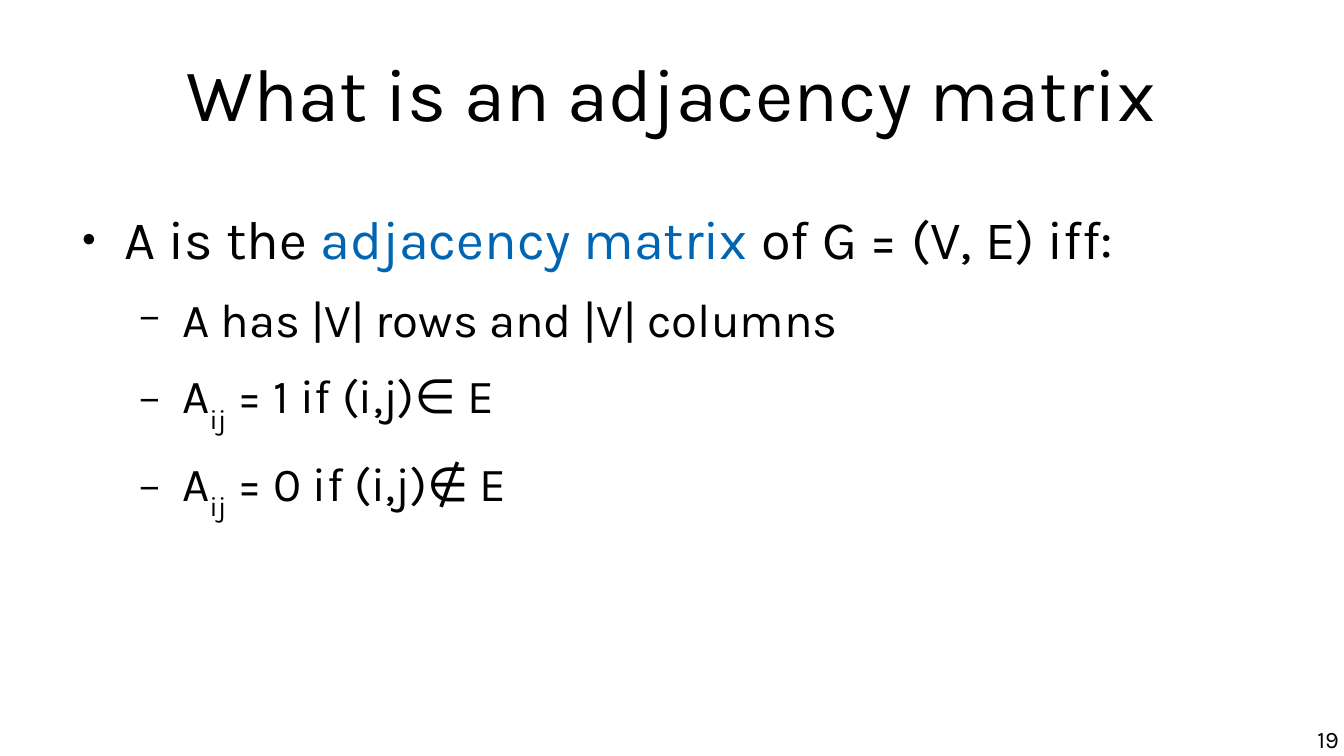
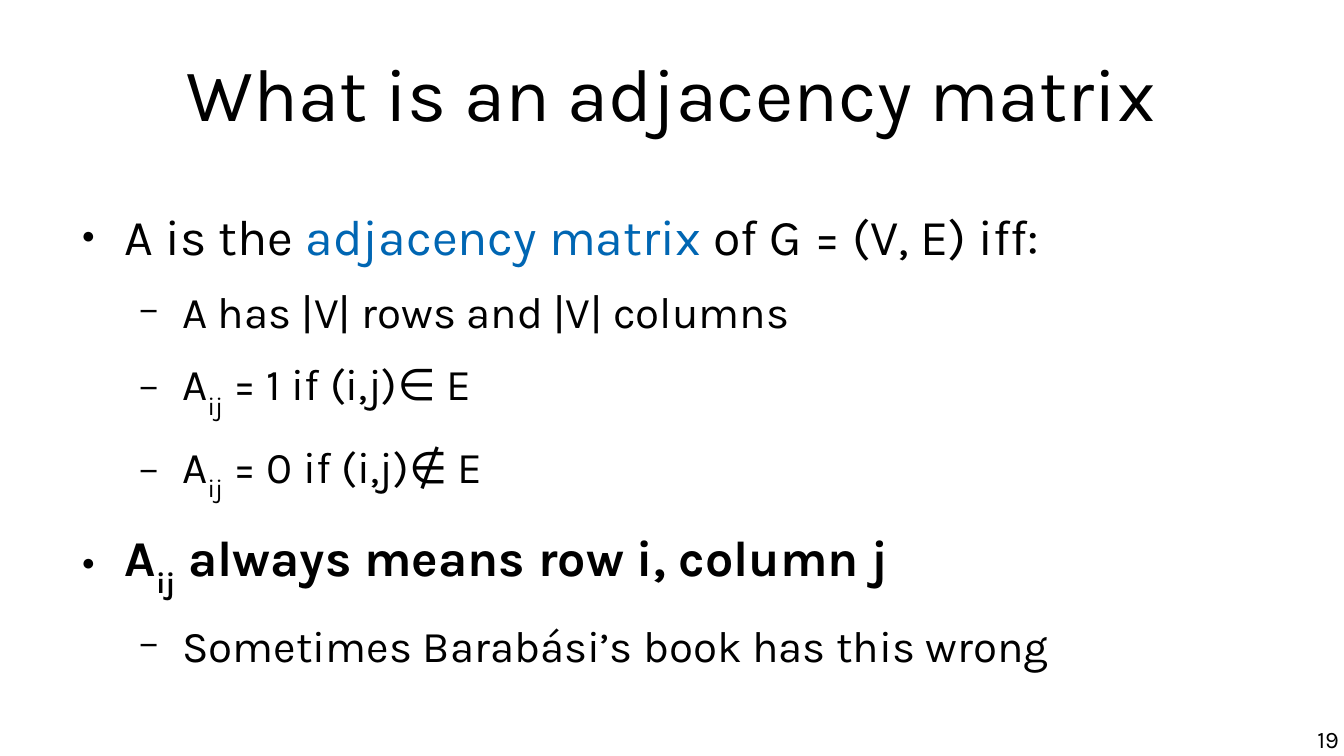
Before and after one commit to chatox/networks-science-course, a slide deck: slide 19 of theory/odp/tt04_graph_theory_basics.odp. Drawn at 1344x756 pixels with LibreOffice and Linux fonts; fonts in the diff are those of the drawing. Boxes give left, top, right and bottom in pixels: in the first picture for what was removed or moved away, otherwise in the second. Text is boxed around its words. In the diff, an @@ line names an element or a change of style, - is before the commit and + after.

Commit message:
row i column j

```diff
--- a/theory/odp/tt04_graph_theory_basics.odp
+++ b/theory/odp/tt04_graph_theory_basics.odp
@@ text at bbox=[125, 218, 1039, 494]: size 32 to 29.6 pt in "A is the adjacency matrix of G ..."; size 28 to 25.9 pt in "A has |V| rows and |V| columns", "Aij = 1 if (i,j)∈ E", "Aij = 0 if (i,j)∉ E" @@
@@ text at bbox=[182, 540, 915, 663]: paragraphs added @@
+● Aij always means row i, column j
+  − Sometimes Barabási’s book has this wrong
```
Also in this commit, not shown: 1 slide added, 1 other file.
